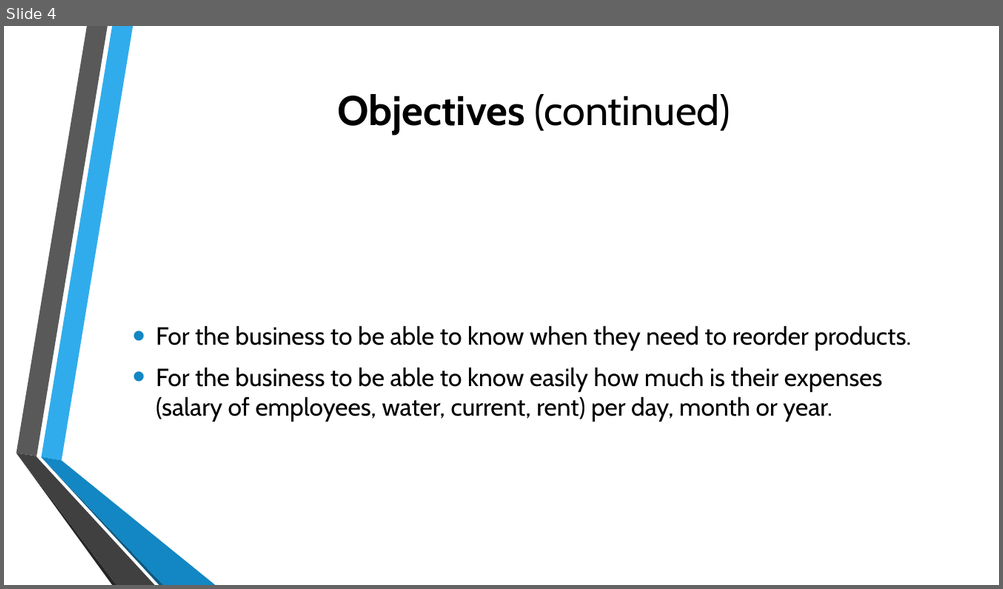
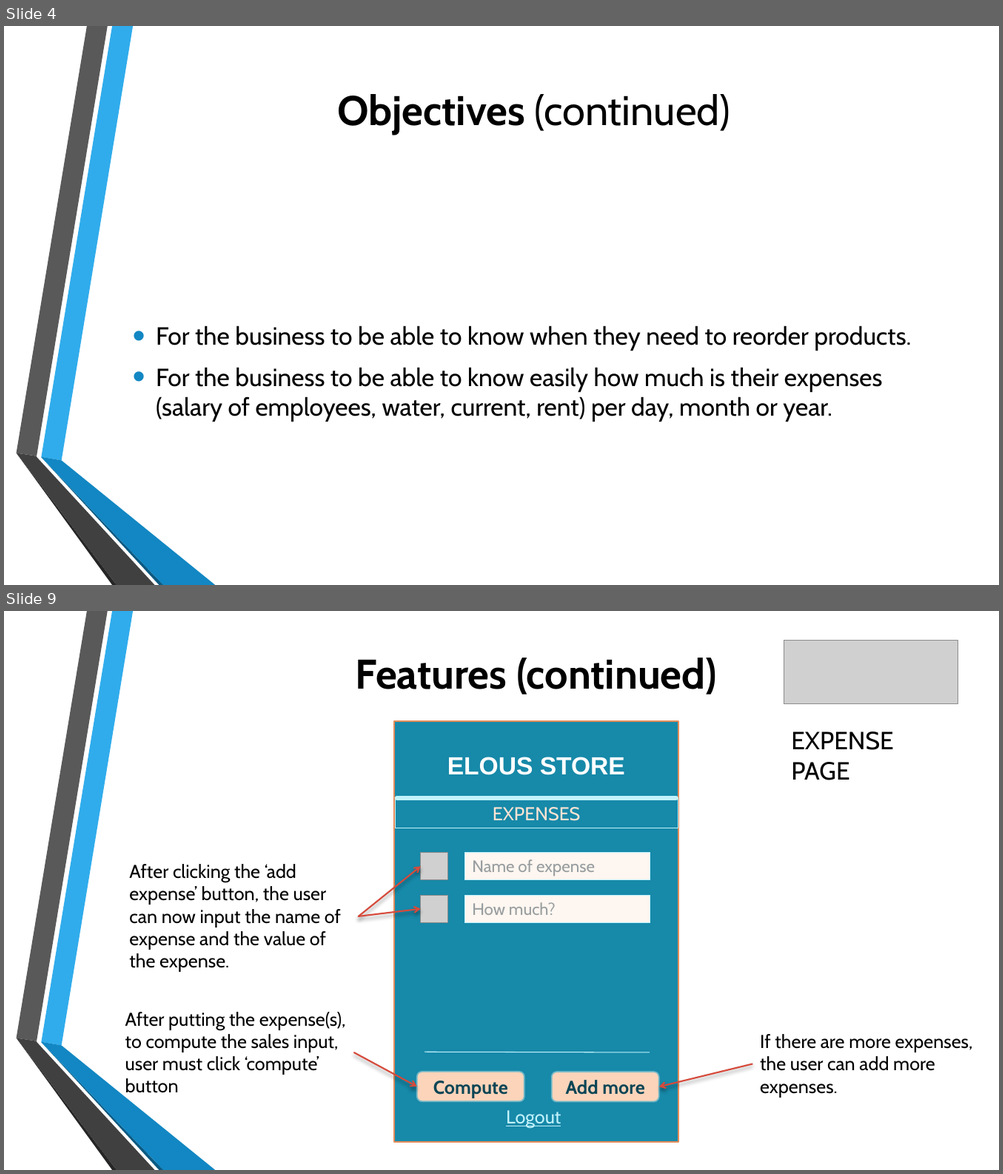
Before and after one commit to jgtadeo/Project--MOBAPPL, a slide deck: Mobile Application.pptx. Shown one above the other, each under a label of ours: slide 4 before the commit, slides 4 and 9 after it; the slides between them are not shown. The pictures are 1003x589 and 1003x1174 pixels, drawn with LibreOffice and Linux fonts; fonts in the diff are those of the drawing; grey boxes stand for pictures; background and template pictures are left out. Boxes give left, top, right and bottom in pixels: in the first picture for what was removed or moved away, otherwise in the second. Text is boxed around its words. In the diff, an @@ line names an element or a change of style, - is before the commit and + after.

```diff
--- a/Mobile Application.pptx
+++ b/Mobile Application.pptx
@@ slide 9 added at [4,611,999,1170], background picture (left out); not listed: 6 template elements that a slide beside it also shows @@
@@ picture added at [784,641,958,704] @@
@@ title added at [356,658,717,695], 40 pt, text #000000, bold @@
+Features (continued)
@@ rectangle added at [393,721,678,1143], fill #1789A9, outline #E38C59 1.25 pt @@
@@ text added at [791,732,893,780], 24 pt, text #000000 @@
+EXPENSE PAGE
@@ text added at [447,757,625,775], 24 pt, text #FFFFFF, bold @@
+ELOUS STORE
@@ rectangle added at [395,798,677,828], outline #C2F3FD 0.75 pt, 18 pt, text #FDE4D3 @@
+EXPENSES
@@ line added from (397, 798) to (676, 798), #C2F3FD 4.5 pt @@
@@ picture added at [421,853,448,880] @@
@@ rectangle added at [464,853,650,880], fill #FEF6F0, outline #C2F3FD 0.75 pt, 16 pt, text #979D9F @@
+Name of expense
@@ text added at [129,864,341,972], 18 pt, text #000000 @@
+After clicking the ‘add expense’ button, the user can now input the name of expense and the value of the expense.
@@ arrow added from (358, 917) to (421, 866), #D64A3B 1.5 pt @@
@@ picture added at [421,895,448,923] @@
@@ rectangle added at [464,895,650,923], fill #FEF6F0, outline #C2F3FD 0.75 pt, 16 pt, text #979D9F @@
+How much?
@@ arrow added from (358, 917) to (421, 909), #D64A3B 1.5 pt @@
@@ text added at [125,1012,346,1098], 18 pt, text #000000 @@
+After putting the expense(s), to compute the sales input, user must click ‘compute’ button
@@ arrow added from (354, 1053) to (417, 1087), #D64A3B 1.5 pt @@
@@ line added from (425, 1053) to (649, 1053), #C2F3FD 0.75 pt @@
@@ text added at [760,1034,973,1098], 18 pt, text #000000 @@
+If there are more expenses, the user can add more expenses.
@@ rounded rectangle added at [417,1072,524,1102], fill #FCD4BA, outline #71B8C7 1.25 pt, 18 pt, text #0B4555, bold @@
+Compute
@@ rounded rectangle added at [552,1072,659,1102], fill #FCD4BA, outline #71B8C7 1.25 pt, 18 pt, text #0B4555, bold @@
+Add more
@@ arrow added from (752, 1065) to (659, 1087), #D64A3B 1.5 pt @@
@@ text added at [506,1111,560,1128], 18 pt, text #C2F3FD, underline @@
+Logout
```
Also in this commit, not shown: 3 slides changed, 2 other slides added.
